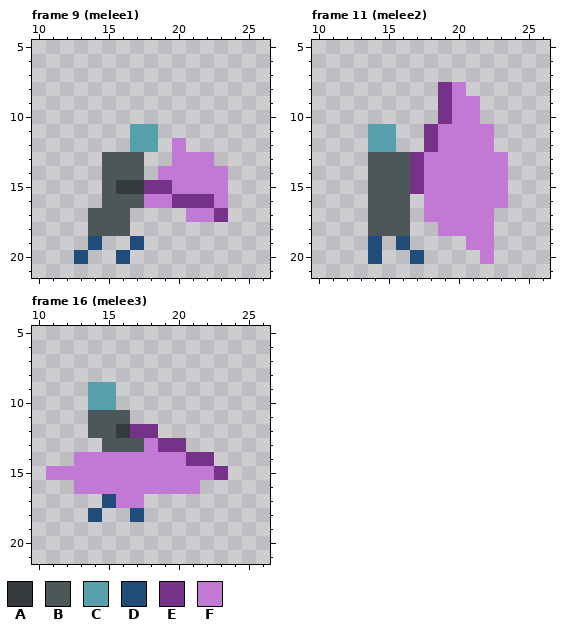
Pixel-art file: art/spr/characters/rookie.ase. Above: the version before the commit.
32x32 pixels, 26 frames. Shown: frame 9 (melee1): x 10..26, y 5..21; frame 11 (melee2): x 10..26, y 5..21; frame 16 (melee3): x 10..26, y 5..21. The commit also changed other frames, which this record leaves out.
Palette (. is transparent): A #353b3d  B #4c5759  C #56a0ae  D #204c79  E #763288  F #c179d5
Pixels before, frame 9 (melee1), first column x 13:
11 ....CC.....
12 ....CC.F...
13 ..BBB..FFF.
14 ..BBB.FFFFF
15 ..BAAEEFFFF
16 ..BBBFFEEEF
17 .BBB....FFE
18 .BBB.......
19 .D..D......
20 D..D.......
Pixels before, frame 11 (melee2), first column x 14:
 8 .....EF...
 9 .....EFF..
10 .....EFF..
11 CC..EFFFF.
12 CC..EFFFF.
13 BBBEFFFFFF
14 BBBEFFFFFF
15 BBBEFFFFFF
16 BBB.FFFFFF
17 BBB.FFFFF.
18 BBB..FFFF.
19 D.D....FF.
20 D..D....F.
Pixels before, frame 16 (melee3), first column x 11:
 9 ...CC........
10 ...CC........
11 ...BBB.......
12 ...BBAEE.....
13 ....BBBFEE...
14 ..FFFFFFFFEE.
15 FFFFFFFFFFFFE
16 ..FFFFFFFFF..
17 ....DFF......
18 ...D..D......
And afterwards:
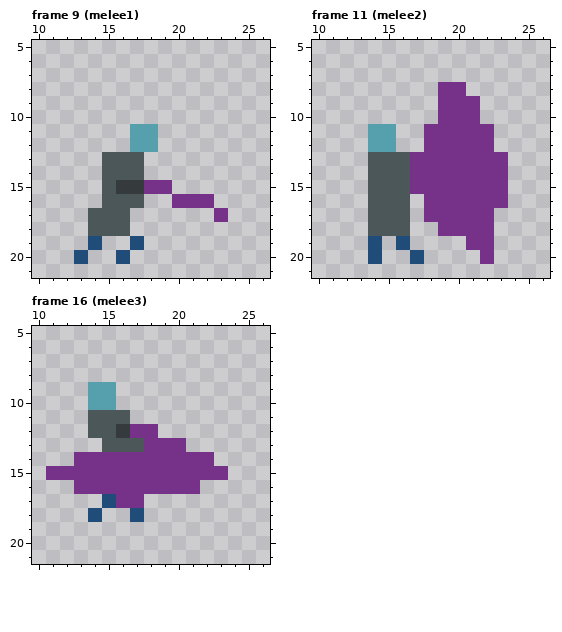
The commit says: [art] redo sword trails
Change:
{"where": "frame 9 (melee1)"}
{"frame":9,"y":12,"x":20,"old":"F","new":"."}
{"frame":9,"y":13,"x":20,"old":"FFF","new":"..."}
{"frame":9,"y":14,"x":19,"old":"FFFFF","new":"....."}
{"frame":9,"y":15,"x":20,"old":"FFFF","new":"...."}
{"frame":9,"y":16,"x":18,"old":"FF","new":".."}
{"frame":9,"y":16,"x":23,"old":"F","new":"."}
{"frame":9,"y":17,"x":21,"old":"FF","new":".."}
{"where": "frame 11 (melee2)"}
{"frame":11,"y":8,"x":20,"old":"F","new":"E"}
{"frame":11,"y":9,"x":20,"old":"FF","new":"EE"}
{"frame":11,"y":10,"x":20,"old":"FF","new":"EE"}
{"frame":11,"y":11,"x":19,"old":"FFFF","new":"EEEE"}
{"frame":11,"y":12,"x":19,"old":"FFFF","new":"EEEE"}
{"frame":11,"y":13,"x":18,"old":"FFFFFF","new":"EEEEEE"}
{"frame":11,"y":14,"x":18,"old":"FFFFFF","new":"EEEEEE"}
{"frame":11,"y":15,"x":18,"old":"FFFFFF","new":"EEEEEE"}
{"frame":11,"y":16,"x":18,"old":"FFFFFF","new":"EEEEEE"}
{"frame":11,"y":17,"x":18,"old":"FFFFF","new":"EEEEE"}
{"frame":11,"y":18,"x":19,"old":"FFFF","new":"EEEE"}
{"frame":11,"y":19,"x":21,"old":"FF","new":"EE"}
{"frame":11,"y":20,"x":22,"old":"F","new":"E"}
{"where": "frame 16 (melee3)"}
{"frame":16,"y":13,"x":18,"old":"F","new":"E"}
{"frame":16,"y":14,"x":13,"old":"FFFFFFFF","new":"EEEEEEEE"}
{"frame":16,"y":15,"x":11,"old":"FFFFFFFFFFFF","new":"EEEEEEEEEEEE"}
{"frame":16,"y":16,"x":13,"old":"FFFFFFFFF","new":"EEEEEEEEE"}
{"frame":16,"y":17,"x":16,"old":"FF","new":"EE"}
{"label":"erased","picture_box":[144,138,228,222]}
{"label":"changed","picture_box":[424,82,508,264]}
{"label":"changed","picture_box":[46,438,214,508]}
